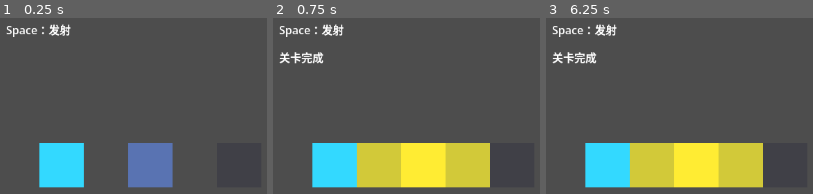
Above: before the commit, frames 1-3 (left to right).
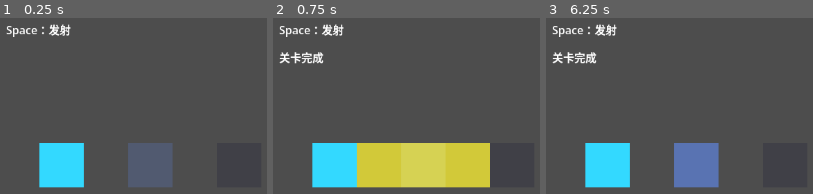
Above: after the commit, the same moments.

Repository: luehunnie/light-speed-singularity
Game: Godot game, scene res://levels/phase_1/phase_1_prototype.tscn
Same seed, same stepped clock (60 frames per second), same inputs: the game is played once before the commit and once after it.
Inputs:
- Up to frame 1 (0.25 s): no input
- Up to frame 2 (0.75 s): tap Enter at 0.5 s; hold Space (fire_light) from 0.53 s (still down)
- Up to frame 3 (6.25 s): tap R (reset_level) at 1.25, 2, 2.75, 3.5, 4.15, 5 s; release Space (fire_light) at 1.28 s; tap Space (fire_light) every 1.5 s from 1.35 to 5.85 s; hold Space (fire_light) 2.03-2.78 s; hold Space (fire_light) 3.53-4.28 s; hold Space (fire_light) 5.03-5.78 s

The runs differ from the first frame. In frame 1, 4.2% of the frame differs, in the area x 47-65%, y 71-97%; in frame 2, 4.1%; in frame 3, 13%, in the area x 31-82%, y 71-97%.

Commit message:
feat: add minimal pulse light lifecycle

Diff:
--- a/gameplay/phase_1/basic_crystal.gd
+++ b/gameplay/phase_1/basic_crystal.gd
@@ -1,10 +1,12 @@
 class_name BasicCrystal
 extends Node2D
 
-## 第一阶段基础水晶占位脚本（plan §4.3 / §8）。
-## 只保存格子坐标与激活状态，提供 activate() / reset_runtime() 和占位视觉反馈。
-## 本脚本不自行判断光是否经过，也不判断通关；这些由关卡控制器 phase_1_prototype.gd 完成。
-## 注意：激活判定通过 Vector2i 格子坐标比较完成，不依赖物理碰撞。
+## 第一阶段普通独立水晶占位脚本（plan §4.3 / v0.8 水晶规则）。
+## 职责：保存格子坐标与点亮状态，提供 activate() / reset_runtime()，并用当前 ColorRect 的透明度表现未点亮和点亮。
+## 位置：由第一阶段原型关卡控制器 phase_1_prototype.gd 按 Vector2i 格子命中后调用。
+## 依赖：当前场景结构中必须存在名为 CrystalVisual 的 ColorRect 子节点；水晶基础 RGB 来自该视觉节点的初始颜色。
+## 不负责：光是否经过、墙体阻挡、通关判断、颜色/光形式条件、同时组、顺序组或通用 ObjectiveController。
+## 注意：普通独立水晶合法点亮后保持到玩家按 R 重置，不随普通光线路径约 1 秒后消失而熄灭。
 
 @export var cell: Vector2i = Vector2i(7, 3)
 
@@ -12,10 +14,27 @@
 
 @onready var _visual: ColorRect = $CrystalVisual
 
-const _COLOR_INACTIVE: Color = Color(0.35, 0.45, 0.7, 1.0)
-const _COLOR_ACTIVE: Color = Color(1.0, 0.85, 0.2, 1.0)
+const _UNLIT_ALPHA: float = 0.35
+const _LIT_ALPHA: float = 1.0
+
+var _base_color: Color = Color(0.35, 0.45, 0.7, 1.0)
 
 
+## 初始化普通独立水晶视觉。
+## [br]本函数无参数、无返回值。
+## [br]副作用：读取必需的 CrystalVisual ColorRect 当前颜色作为基础 RGB，并立即按 is_activated 刷新透明度。
+## [br]边界条件：CrystalVisual 缺失或类型错误属于场景配置错误，应由 Godot 节点绑定直接暴露，而不是在脚本中静默忽略。
+func _ready() -> void:
+	# 保留场景里配置的水晶基础 RGB；透明度由点亮状态统一控制。
+	_base_color = Color(_visual.color.r, _visual.color.g, _visual.color.b, _LIT_ALPHA)
+	_update_visual()
+
+
+## 点亮当前普通独立水晶。
+## [br]本函数无参数、无返回值。
+## [br]副作用：首次合法命中时将 is_activated 设为 true，并刷新视觉为基础 RGB 的完全不透明状态。
+## [br]状态变化：点亮后保持到 reset_runtime()，不会因光线路径视觉消失而自动恢复。
+## [br]边界条件：重复点亮安全无效果；不判断光形式、颜色、同时组或顺序组条件。
 func activate() -> void:
 	if is_activated:
 		return
@@ -23,16 +42,21 @@
 	_update_visual()
 
 
+## 重置当前普通独立水晶的运行状态。
+## [br]本函数无参数、无返回值。
+## [br]副作用：将 is_activated 设为 false，并刷新视觉为基础 RGB 的半透明未点亮状态。
+## [br]状态变化：只由 R 重置或关卡完整重置流程调用；普通脉冲结束不应调用它来熄灭独立水晶。
+## [br]边界条件：重复重置安全；不改变 cell 或基础 RGB。
 func reset_runtime() -> void:
 	is_activated = false
 	_update_visual()
 
 
+## 按当前点亮状态刷新 ColorRect 视觉。
+## [br]本函数无参数、无返回值。
+## [br]副作用：设置必需的 CrystalVisual.color，保留基础 RGB，仅在未点亮和点亮之间切换 alpha。
+## [br]边界条件：CrystalVisual 必须存在且必须是 ColorRect；未点亮 alpha 为 0.35，点亮 alpha 为 1.0。
 func _update_visual() -> void:
-	if _visual == null:
-		return
-	_visual.color = _COLOR_ACTIVE if is_activated else _COLOR_INACTIVE
-
-
-func _ready() -> void:
-	_update_visual()
+	var next_color: Color = _base_color
+	next_color.a = _LIT_ALPHA if is_activated else _UNLIT_ALPHA
+	_visual.color = next_color
--- a/levels/phase_1/phase_1_prototype.gd
+++ b/levels/phase_1/phase_1_prototype.gd
@@ -1,18 +1,19 @@
 extends Node2D
 
 ## 第一阶段关卡控制器（plan §4.2 / §5 / §6）。
-## 职责：读取 fire_light / reset_level 输入、发起发射、清理旧光路、
-## 用 Vector2i 计算直线路径、查询墙体与边界、通知水晶激活、判断通关、
-## 显示/隐藏「关卡完成」、重置运行状态；
+## 职责：读取 fire_light / reset_level 输入、发起普通主发射源的最小脉冲光线、
+## 用 Vector2i 立即计算直线路径、查询墙体与边界、通知普通独立水晶点亮、
+## 判断并保持关卡完成结果、在脉冲结束时只清理光路视觉、在 R 重置时恢复运行状态；
 ## 持有轻量占用表 OccupancyRegistry，提供“格子—机关”统一查询入口。
-## 依赖：OccupancyRegistry（gameplay/phase_1/occupancy_registry.gd）。
-## 不负责：镜面反射、分光、颜色、成就、存档、正式关卡加载、拖拽放置、运行期移动。
-## 光路判定完全基于 Vector2i 格子坐标，不使用 Area2D 碰撞或射线检测。
+## 依赖：OccupancyRegistry（gameplay/phase_1/occupancy_registry.gd）、BasicCrystal 的 activate() / reset_runtime()。
+## 不负责：镜面反射、分光、颜色、成就、存档、正式关卡加载、拖拽放置、运行期移动、完整状态机、同时组、顺序组或通用水晶条件系统。
+## 光路判定完全基于 Vector2i 格子坐标，不使用 Area2D 碰撞、Tween 或物理射线检测作为核心逻辑。
 
 
 ## 基本参数
 const CELL_SIZE: int = 64
 const MAX_PROPAGATION_STEPS: int = 128
+const PULSE_VISUAL_DURATION_SECONDS: float = 1.0
 
 @export var emitter_cell: Vector2i = Vector2i(1, 3)
 @export var emitter_direction: Vector2i = Vector2i.RIGHT
@@ -32,11 +33,23 @@
 const _OccupancyRegistry: GDScript = preload("res://gameplay/phase_1/occupancy_registry.gd")
 var occupancy: _OccupancyRegistry = _OccupancyRegistry.new()
 
+## 当前是否存在仍在显示窗口内的普通脉冲。
+## 用于拒绝重叠 Space 请求，避免同一时间存在多条普通脉冲或多个有效清理流程。
+var is_pulse_active: bool = false
+
+## 当前运行是否已经完成关卡。
+## 与光路视觉生命周期分离；普通独立水晶和完成结果都保持到 R 重置。
+var is_level_completed: bool = false
+
+## 当前脉冲版本号。
+## 每次开始脉冲或 R 重置都会递增，用于让旧的异步等待回调失效，避免误清理新脉冲。
+var pulse_generation: int = 0
+
 
 ## 初始化第一阶段原型关卡。
 ## [br]本函数无参数、无返回值。
 ## [br]副作用：仅在调试构建中执行 OccupancyRegistry 启动期自检；自检结束后会清空占用表，
-## 保证运行期仍从空占用表开始，不改变 Space 发射、墙体、水晶或 R 重置逻辑。
+## 保证运行期仍从空占用表开始，不改变 Space 发射、墙体、水晶、脉冲生命周期或 R 重置逻辑。
 ## [br]边界条件：发布构建不执行自检，避免把调试断言作为运行期必需流程。
 func _ready() -> void:
 	if OS.is_debug_build():
@@ -75,8 +88,8 @@
 
 ## 处理关卡输入动作。
 ## [br]event 是 Godot 传入的输入事件。
-## [br]无返回值；副作用是 fire_light 动作触发一次原型发射，reset_level 动作触发运行状态重置。
-## [br]边界条件：只响应已按下的输入动作，不处理拖拽、旋转、配置修改或移动提交。
+## [br]无返回值；副作用是 fire_light 动作在空闲且未完成时触发一次脉冲，reset_level 动作执行完整运行重置。
+## [br]边界条件：脉冲活动中和关卡完成后的 Space 会在 fire_light() 中被忽略；其他按键不触发发射或重置。
 func _unhandled_input(event: InputEvent) -> void:
 	if event.is_action_pressed("fire_light"):
 		fire_light()
@@ -84,21 +97,34 @@
 		reset_runtime()
 
 
-## 发射第一阶段原型光线。
-## [br]本函数无参数、无返回值。
-## [br]副作用：先清理上一轮运行状态，再从 emitter_cell 沿 emitter_direction 逐格生成光路视觉、尝试激活水晶并更新完成标签。
-## [br]边界条件：方向非法时报告错误并停止；遇到地图边界、墙体或 MAX_PROPAGATION_STEPS 上限时停止传播。
+## 发射一次第一阶段最小脉冲光线。
+## [br]本函数无参数、无返回值。
+## [br]副作用：空闲且关卡未完成时，清理上一轮光路视觉，立即按当前布局计算完整直线路径，
+## 立即生成光路视觉、点亮普通独立水晶并判断完成，然后启动约 1 秒的光路视觉保持流程。
+## [br]状态变化：开始时设置 is_pulse_active 为 true 并递增 pulse_generation；若全部必需水晶被本次脉冲满足，设置 is_level_completed 为 true。
+## [br]失败条件：方向非法时报告错误并不创建脉冲；脉冲活动中或关卡已完成时忽略请求。
+## [br]边界条件：遇到地图边界、墙体或 MAX_PROPAGATION_STEPS 上限时停止传播；路径、命中和通关判断均在发射当下完成，不等待 1 秒；普通独立水晶点亮后保持到 R。
 func fire_light() -> void:
-	reset_runtime()
+	if is_level_completed:
+		return
+	if is_pulse_active:
+		return
+
+	var direction: Vector2i = emitter_direction
+	if not is_valid_direction(direction):
+		push_error("Invalid emitter direction: %s" % [direction])
+		return
+
+	_prepare_for_new_pulse()
+
+	# 脉冲开始：只允许一个有效脉冲进入约 1 秒显示窗口。
+	is_pulse_active = true
+	pulse_generation += 1
+	var current_pulse_generation: int = pulse_generation
 
 	# 初始化传播状态。
 	var current_cell: Vector2i = emitter_cell
-	var direction: Vector2i = emitter_direction
 	var steps: int = 0
-
-	if not is_valid_direction(direction):
-		push_error("Invalid emitter direction: %s" % [direction])
-		return
 
 	# 逐格传播，直到遇到边界、墙体或安全步数上限。
 	while steps < MAX_PROPAGATION_STEPS:
@@ -117,7 +143,7 @@
 		# 不另写硬编码机关列表，保证占用事实来源唯一。
 		# var mechanism_id := get_mechanism_at(next_cell)  # TODO: 镜面任务启用
 
-		# 显示光路并激活水晶。
+		# 显示光路并立即点亮普通独立水晶；通关判断不依赖 1 秒等待。
 		add_light_visual(next_cell)
 		try_activate_crystal_at(next_cell)
 
@@ -129,25 +155,88 @@
 	if steps >= MAX_PROPAGATION_STEPS:
 		push_warning("Light propagation stopped by MAX_PROPAGATION_STEPS")
 
-	# 通关判断更新。
+	# 通关判断立即完成；完成结果与约 1 秒光路视觉生命周期分离保存。
 	update_completion_state()
 
+	_finish_pulse_after_delay(current_pulse_generation)
+
+
+## 执行下一次脉冲前的光路视觉清理。
+## [br]本函数无参数、无返回值。
+## [br]副作用：清除旧光路视觉，不改变已经点亮的普通独立水晶。
+## [br]状态变化：不改变 is_level_completed、CompleteLabel、pulse_generation、is_pulse_active 或水晶点亮状态。
+## [br]边界条件：只作为 Space 发射前的轻量清理，不承担 R 的完整运行重置职责。
+func _prepare_for_new_pulse() -> void:
+	clear_light_path()
+
+
+## 等待当前脉冲的视觉保持时间并尝试结束脉冲。
+## [br]expected_generation 是发起等待时记录的脉冲版本号。
+## [br]无返回值；副作用是在等待约 PULSE_VISUAL_DURATION_SECONDS 后，若版本仍有效则结束当前脉冲。
+## [br]失败条件：若 R 重置或新脉冲已递增 pulse_generation，本回调视为过期并直接返回。
+## [br]边界条件：该等待只控制光路视觉，不参与路径、墙体、水晶命中、普通独立水晶保持或通关结果计算。
+func _finish_pulse_after_delay(expected_generation: int) -> void:
+	await get_tree().create_timer(PULSE_VISUAL_DURATION_SECONDS).timeout
+	# 过期回调保护：旧脉冲等待结束后不得清理 R 后新发射的脉冲。
+	if expected_generation != pulse_generation:
+		return
+	if not is_pulse_active:
+		return
+	_finish_current_pulse(expected_generation)
+
+
+## 结束当前仍有效的普通脉冲。
+## [br]expected_generation 是调用方确认的脉冲版本号。
+## [br]无返回值；副作用：清除当前光路视觉，并将 is_pulse_active 设为 false。
+## [br]状态变化：不清除普通独立水晶，不清除 is_level_completed；水晶点亮状态和 CompleteLabel 都保持到 R 重置。
+## [br]失败条件：版本不匹配或当前无活动脉冲时直接返回，避免重复结束或旧回调误清理。
+## [br]边界条件：不修改 OccupancyRegistry，不处理同时组、顺序组、移动窗口或完整状态机。
+func _finish_current_pulse(expected_generation: int) -> void:
+	# 过期回调保护：结束清理前再次确认这是当前有效脉冲。
+	if expected_generation != pulse_generation:
+		return
+	if not is_pulse_active:
+		return
+
+	# 脉冲结束：普通光路视觉消失，普通独立水晶继续保持点亮。
+	clear_light_path()
+	is_pulse_active = false
+
+	# 完成结果保留：路径消失后，已经成立的关卡完成标签继续显示。
+	if is_level_completed:
+		complete_label.visible = true
+
 
 ## 重置本次原型运行状态。
 ## [br]本函数无参数、无返回值。
-## [br]副作用：清除当前光路视觉，重置全部基础水晶运行状态，并隐藏完成标签。
-## [br]边界条件：不清空玩家布局和占用表；当前阶段没有脉冲生命周期、移动次数或锁存状态需要恢复。
+## [br]副作用：取消当前脉冲、使旧等待回调失效、清除当前光路视觉、重置全部普通独立水晶点亮状态，并隐藏完成标签。
+## [br]状态变化：将 is_pulse_active 设为 false，is_level_completed 设为 false，并递增 pulse_generation。
+## [br]边界条件：不清空玩家布局和占用表；当前阶段没有移动次数、同时组、顺序组或完整 RunStateController 需要恢复。
 func reset_runtime() -> void:
+	# R取消当前脉冲：递增版本号，使已经挂起的旧等待回调全部失效。
+	pulse_generation += 1
+	is_pulse_active = false
+	is_level_completed = false
 	clear_light_path()
+	_reset_independent_crystals()
+	complete_label.visible = false
+
+
+## 重置普通独立水晶为未点亮状态。
+## [br]本函数无参数、无返回值。
+## [br]副作用：对当前 crystals 中的每个 BasicCrystal 调用 reset_runtime()，恢复其半透明未点亮视觉。
+## [br]状态变化：只在 R 完整重置中清除普通独立水晶状态；不由普通脉冲结束调用。
+## [br]边界条件：当前 BasicCrystal 只作为普通独立水晶使用；本函数不实现同时组、顺序组或通用水晶条件系统。
+func _reset_independent_crystals() -> void:
+	# R完整重置：普通独立水晶保持到玩家重置时才恢复未点亮。
 	for crystal: BasicCrystal in crystals:
 		crystal.reset_runtime()
-	complete_label.visible = false
 
 
 ## 清除当前光路视觉节点。
 ## [br]本函数无参数、无返回值。
 ## [br]副作用：对 LightPathLayer 下的所有子节点调用 queue_free()，实际释放由 Godot 帧流程完成。
-## [br]边界条件：子节点为空时安全无效果；只清理视觉层，不修改水晶、墙体或占用表。
+## [br]边界条件：子节点为空时安全无效果；只清理视觉层，不修改水晶、完成状态、墙体或占用表。
 func clear_light_path() -> void:
 	for child: Node in light_path_layer.get_children():
 		child.queue_free()
@@ -189,39 +278,52 @@
 	return occupancy.has_mechanism_at(cell)
 
 
-## 尝试激活指定格子上的基础水晶。
+## 尝试点亮指定格子上的普通独立水晶。
 ## [br]cell 是当前光线进入的格子坐标。
-## [br]无返回值；副作用是在存在坐标匹配的 BasicCrystal 时调用 activate() 改变其运行状态和视觉。
-## [br]边界条件：没有匹配水晶时安全无效果；当前阶段不处理颜色、形式、瞬时恢复或锁存模式。
+## [br]无返回值；副作用是在存在坐标匹配的 BasicCrystal 时调用 activate() 改变其点亮状态和视觉。
+## [br]边界条件：没有匹配水晶时安全无效果；当前阶段不处理颜色、形式、同时组或顺序组，普通独立水晶保持到 R 重置。
 func try_activate_crystal_at(cell: Vector2i) -> void:
 	for crystal: BasicCrystal in crystals:
 		if crystal.cell == cell:
 			crystal.activate()
 
 
-## 判断所有必需基础水晶是否已激活。
+## 判断所有必需普通独立水晶是否已点亮。
 ## [br]本函数无参数。
 ## [br]返回 true 表示 crystals 中全部水晶的 is_activated 都为 true；任一未激活则返回 false。
-## [br]本函数无副作用；边界条件：当前数组由场景固定提供，空数组会按“全部满足”返回 true。
+## [br]本函数无副作用；边界条件：crystals 为空表示关卡未配置必需水晶，会输出明确错误并返回 false，防止误判通关。
 func all_required_crystals_activated() -> bool:
+	if crystals.is_empty():
+		push_error("Phase1Prototype: 当前关卡未配置任何必需水晶，不能判定为完成。")
+		return false
+
 	for crystal: BasicCrystal in crystals:
 		if not crystal.is_activated:
 			return false
 	return true
 
 
-## 根据当前水晶状态更新完成标签。
-## [br]本函数无参数、无返回值。
-## [br]副作用：设置 CompleteLabel.visible，全部水晶已激活时显示，否则隐藏。
-## [br]边界条件：当前阶段没有正式关卡完成状态，标签仅反映此刻的基础水晶激活结果。
+## 根据当前水晶状态更新关卡完成状态和完成标签。
+## [br]本函数无参数、无返回值。
+## [br]副作用：当全部必需水晶在当前脉冲中已激活时显示 CompleteLabel。
+## [br]状态变化：首次满足条件时将 is_level_completed 设为 true；此后不因光路视觉消失而清除完成结果。
+## [br]边界条件：普通独立水晶和通关结果都保持到 R；只有 R 重置会清除完成状态和隐藏标签。
 func update_completion_state() -> void:
-	complete_label.visible = all_required_crystals_activated()
+	if is_level_completed:
+		complete_label.visible = true
+		return
+
+	if all_required_crystals_activated():
+		is_level_completed = true
+		complete_label.visible = true
+	else:
+		complete_label.visible = false
 
 
 ## 为指定格子添加一段原型光路视觉。
 ## [br]cell 是要显示光路的格子坐标。
 ## [br]无返回值；副作用是创建 ColorRect 并加入 LightPathLayer。
-## [br]边界条件：只负责当前原型的静态黄色方块显示，不处理约 1 秒脉冲清理、Tween、颜色或粒子残影。
+## [br]边界条件：只负责当前原型的静态黄色方块显示；约 1 秒后的清理由脉冲结束流程统一执行。
 func add_light_visual(cell: Vector2i) -> void:
 	var rect := ColorRect.new()
 	rect.color = Color(1.0, 0.95, 0.2, 0.75)
